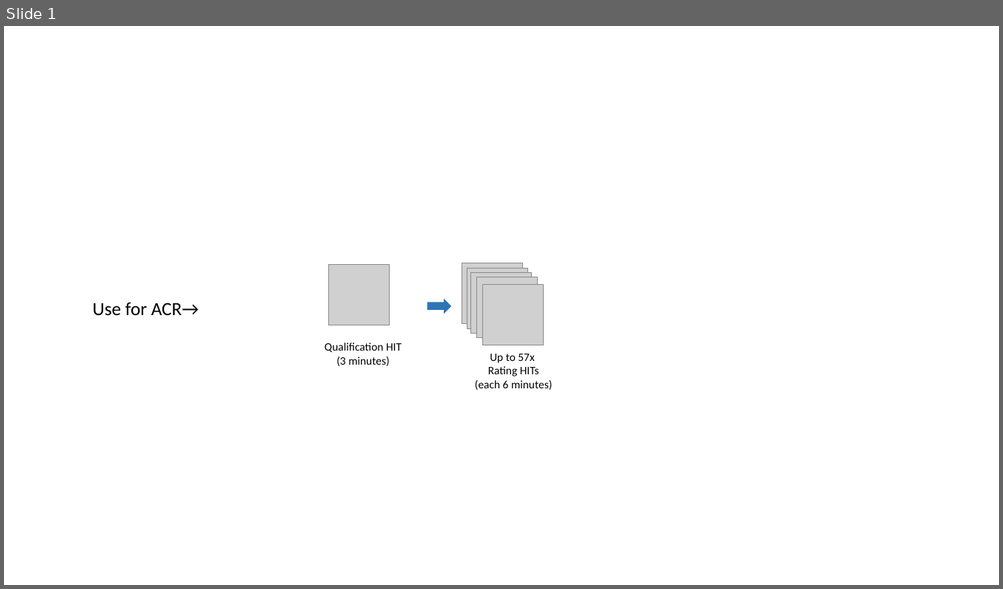
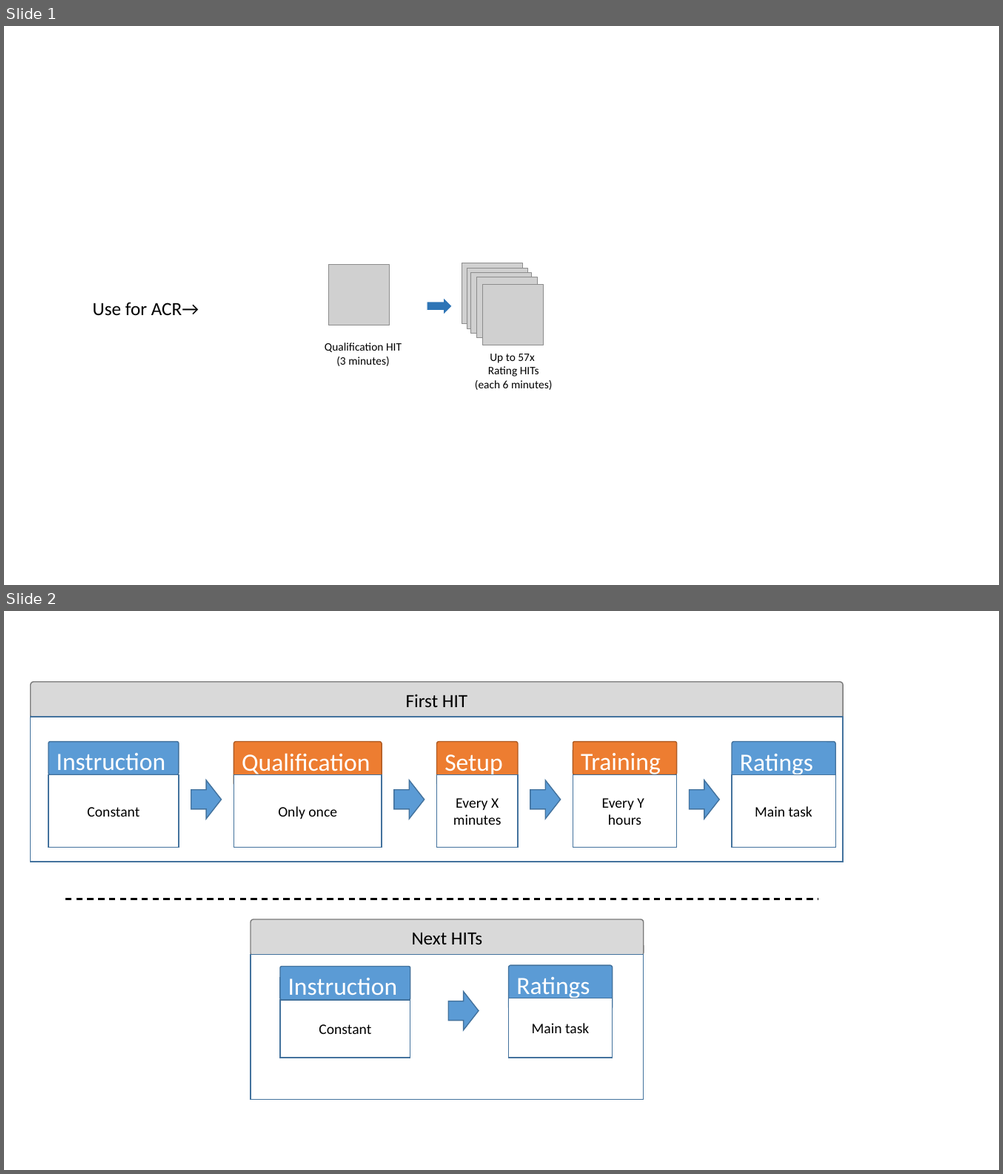
Before and after one commit to microsoft/P.808, a slide deck: src/P808Template/assets/img/process_2.pptx. Shown one above the other, each under a label of ours: slide 1 before the commit, slides 1 and 2 after it. The pictures are 1003x589 and 1003x1174 pixels, drawn with LibreOffice and Linux fonts; fonts in the diff are those of the drawing; grey boxes stand for pictures. Boxes give left, top, right and bottom in pixels: in the first picture for what was removed or moved away, otherwise in the second. Text is boxed around its words. In the diff, an @@ line names an element or a change of style, - is before the commit and + after.

```diff
--- a/src/P808Template/assets/img/process_2.pptx
+++ b/src/P808Template/assets/img/process_2.pptx
@@ slide 2 added at box(4, 611, 999, 1170), background #FFFFFF @@
@@ rounded rectangle added at box(31, 682, 843, 718), fill #D9D9D9, outline #7A7A7A 1 pt, 18 pt, text #000000 @@
+First HIT
@@ rectangle added at box(31, 717, 843, 863), fill #FFFFFF, outline #43739E 1 pt @@
@@ rounded rectangle added at box(48, 741, 179, 775), fill #5B9BD5, outline #43739E 1 pt, 24 pt, text #FFFFFF @@
+Instruction
@@ rounded rectangle added at box(234, 741, 381, 786), fill #ED7D31, outline #AF5C24 1 pt, 24 pt, text #FFFFFF @@
+Qualification
@@ rounded rectangle added at box(437, 741, 518, 786), fill #ED7D31, outline #AF5C24 1 pt, 24 pt, text #FFFFFF @@
+Setup
@@ rounded rectangle added at box(572, 741, 676, 775), fill #ED7D31, outline #AF5C24 1 pt, 24 pt, text #FFFFFF @@
+Training
@@ rounded rectangle added at box(731, 741, 835, 786), fill #5B9BD5, outline #43739E 1 pt, 24 pt, text #FFFFFF @@
+Ratings
@@ rectangle added at box(48, 775, 179, 848), fill #FFFFFF, outline #43739E 1 pt, 14 pt, text #000000 @@
+Constant
@@ right arrow added at box(191, 780, 221, 819), fill #5B9BD5, outline #43739E 1 pt @@
@@ rectangle added at box(234, 775, 381, 848), fill #FFFFFF, outline #43739E 1 pt, 14 pt, text #000000 @@
+Only once
@@ right arrow added at box(394, 780, 424, 819), fill #5B9BD5, outline #43739E 1 pt @@
@@ rectangle added at box(437, 775, 518, 848), fill #FFFFFF, outline #43739E 1 pt, 14 pt, text #000000 @@
+Every X minutes
@@ right arrow added at box(530, 780, 560, 819), fill #5B9BD5, outline #43739E 1 pt @@
@@ rectangle added at box(572, 775, 676, 848), fill #FFFFFF, outline #43739E 1 pt, 14 pt, text #000000 @@
+Every Y
+hours
@@ right arrow added at box(689, 780, 719, 819), fill #5B9BD5, outline #43739E 1 pt @@
@@ rectangle added at box(731, 775, 835, 848), fill #FFFFFF, outline #43739E 1 pt, 14 pt, text #000000 @@
+Main task
@@ line added from (65, 899) to (818, 899), #000000 1.5 pt dashed @@
@@ rounded rectangle added at box(250, 920, 643, 957), fill #D9D9D9, outline #7A7A7A 1 pt, 18 pt, text #000000 @@
+Next HITs
@@ rectangle added at box(250, 954, 643, 1099), fill #FFFFFF, outline #43739E 1 pt @@
@@ rounded rectangle added at box(509, 965, 612, 1009), fill #5B9BD5, outline #43739E 1 pt, 24 pt, text #FFFFFF @@
+Ratings
@@ rounded rectangle added at box(280, 967, 410, 1000), fill #5B9BD5, outline #43739E 1 pt, 24 pt, text #FFFFFF @@
+Instruction
@@ rectangle added at box(280, 1000, 410, 1059), fill #FFFFFF, outline #43739E 1 pt, 14 pt, text #000000 @@
+Constant
@@ right arrow added at box(448, 991, 478, 1031), fill #5B9BD5, outline #43739E 1 pt @@
@@ rectangle added at box(509, 999, 612, 1059), fill #FFFFFF, outline #43739E 1 pt, 14 pt, text #000000 @@
+Main task
```
Also in this commit, not shown: 39 other files.
